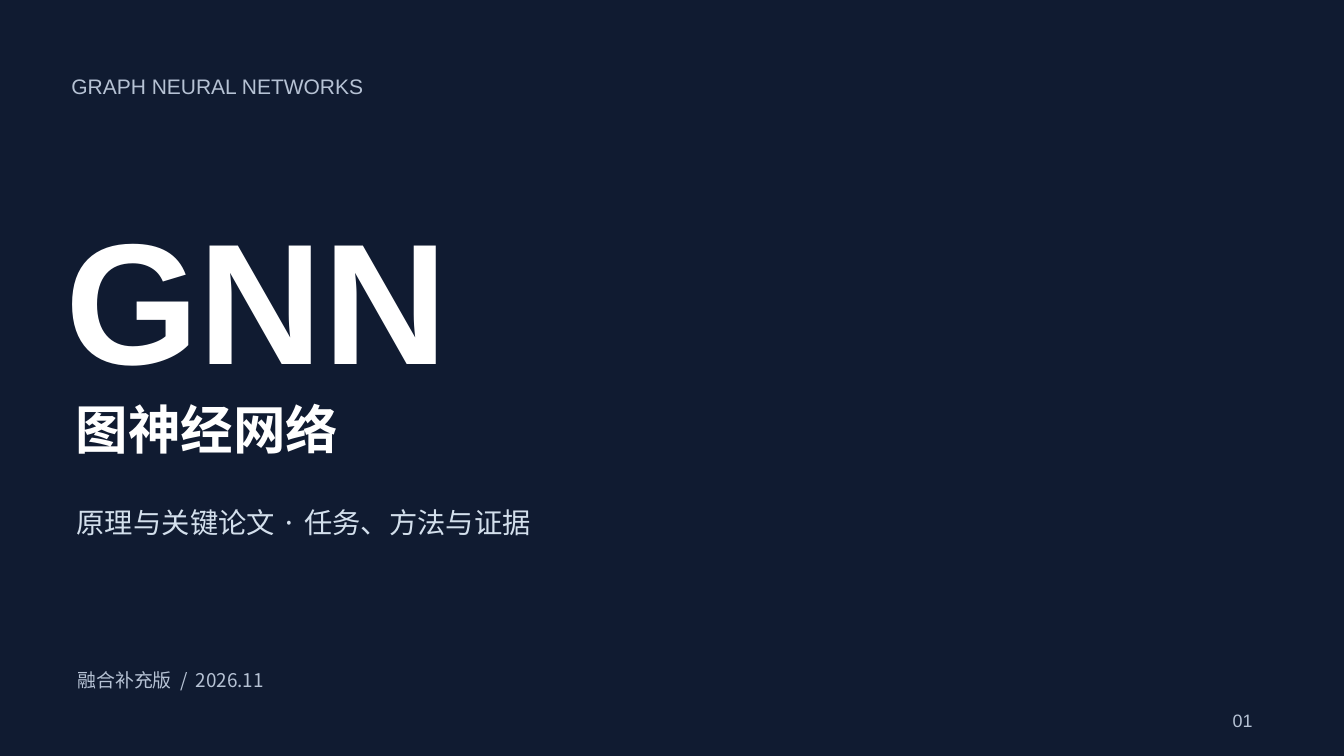
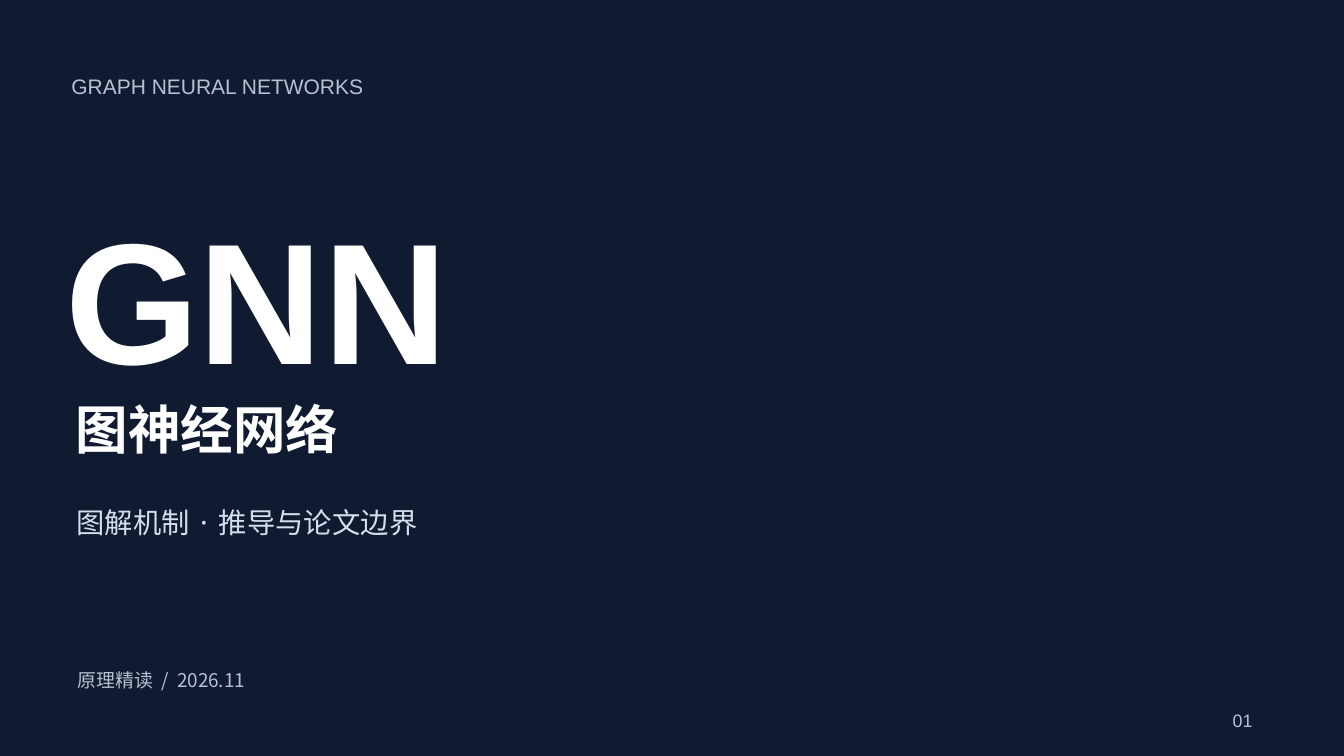
Before and after one commit to guozongzhi/GNN, a slide deck: slide 1 of outputs/presentations/GNN-原理与关键论文.pptx. Drawn at 1344x756 pixels with LibreOffice and Linux fonts; fonts in the diff are those of the drawing; background and template pictures are left out. Boxes give left, top, right and bottom in pixels: in the first picture for what was removed or moved away, otherwise in the second. Text is boxed around its words. In the diff, an @@ line names an element or a change of style, - is before the commit and + after.

```diff
--- a/outputs/presentations/GNN-原理与关键论文.pptx
+++ b/outputs/presentations/GNN-原理与关键论文.pptx
@@ text at bbox=[77, 509, 418, 536]: text changed @@
-原理与关键论文 · 任务、方法与证据
+图解机制 · 推导与论文边界
@@ text at bbox=[78, 671, 245, 689]: text changed @@
-融合补充版 / 2026.11
+原理精读 / 2026.11
```
Also in this commit, not shown: 3 other slides changed, 31 slides added, 28 slides removed, 5 other files.
